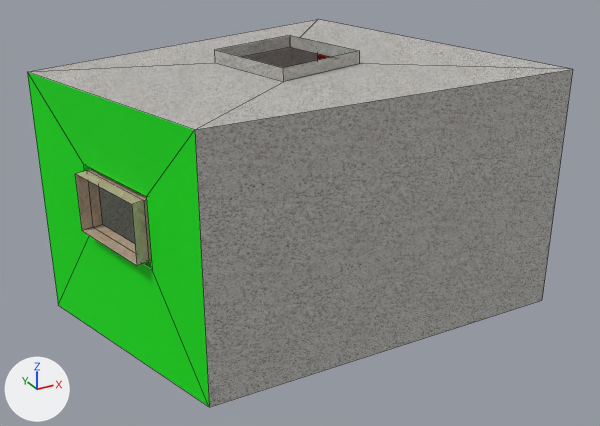
What one commit did to the FBX model Assets/Models/Room2.fbx.
Both versions are drawn from a 50 mm lens placed at (-3.83, -7.01, 4.47), pointed at (0.03, 0.0, 0.96). Arrows for +X, +Y and +Z are at lower left; the lights stay in place. Mesh edges are drawn as thin lines. Where no turn or scale is listed for an object, it has been applied to the vertices.

The first picture shows 'Room2'.
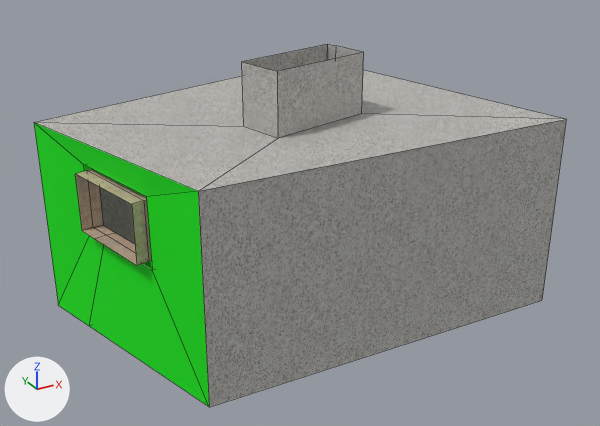
Commit message: updated small room model - bvc

What differs and where, as boxes [x1, y1, x2, y2] in the pictures (600 x 426 px):
'Room2', reshaped (6% shorter): before [27, 19, 573, 407]; after [34, 44, 566, 407]
part 1 of me_plane, built on: before [59, 19, 568, 406]; after [59, 44, 563, 406]
part 2 of me_plane, surface changed: before [27, 19, 573, 404]; after [34, 44, 566, 404]

The edits, one by one:
me_plane is used by ob_room2; location (0.0, 0.0, 0.0).
me_plane had 36 vertices, 32 faces and spanned x -2.36..2.2, y -1.43..1.93, z 0.03..2.66.
me_plane now has 46 vertices, 40 faces and spans x -2.36..2.2, y -1.43..1.93, z 0.03..2.66.
Part 1, on me_plane:
9 faces are deleted.
5 vertices in x -2.0..-1.75, y -0.71..0.31, z 1.1..1.79 move by (0.0, -0.03, 0.0).
4 vertices in x -2.36..2.2, y -1.43..1.93, z 2.54 move by (0.0, 0.0, -0.49).
11 vertices move from x -1.98..0.55, y -0.67..0.71, z 1.17..2.66 to x -1.98..0.55, y -0.69..0.24, z 1.16..2.66.
10 vertices are added at x -2.19..1.53, y -0.01..1.2, z 0.03..2.66.
6 new faces join them, mat_floormat.
4 new faces join them, mat_stucco.
6 new faces join them, mat_greenwalls (green #00e709).
1 new face joins them, mat_redwalls (red #e70002).
me_plane part 2: 23 kept faces spanning x -2.36..2.2, y -1.43..1.93, z 0.03..2.66 get new texture (UV) coordinates.
